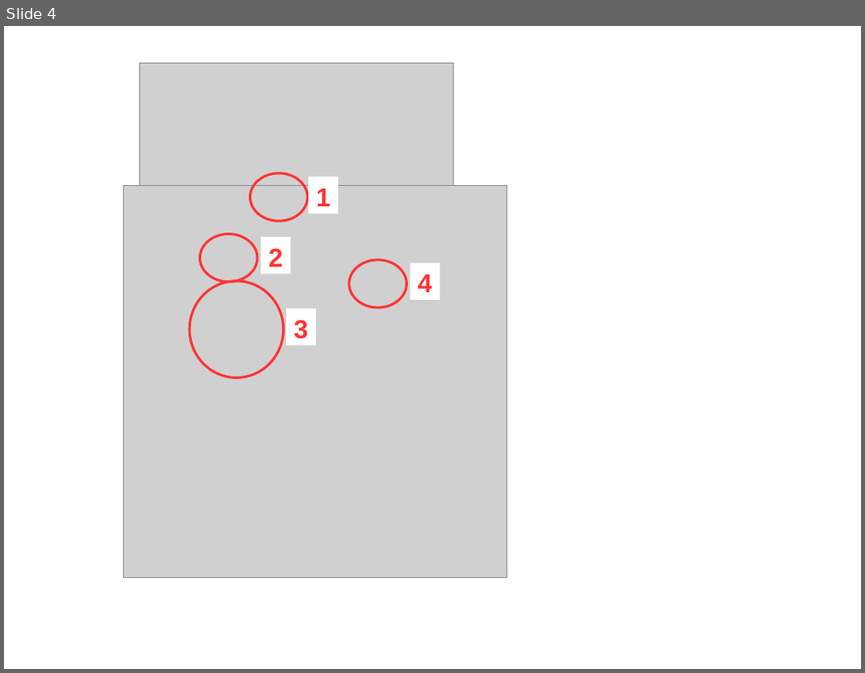
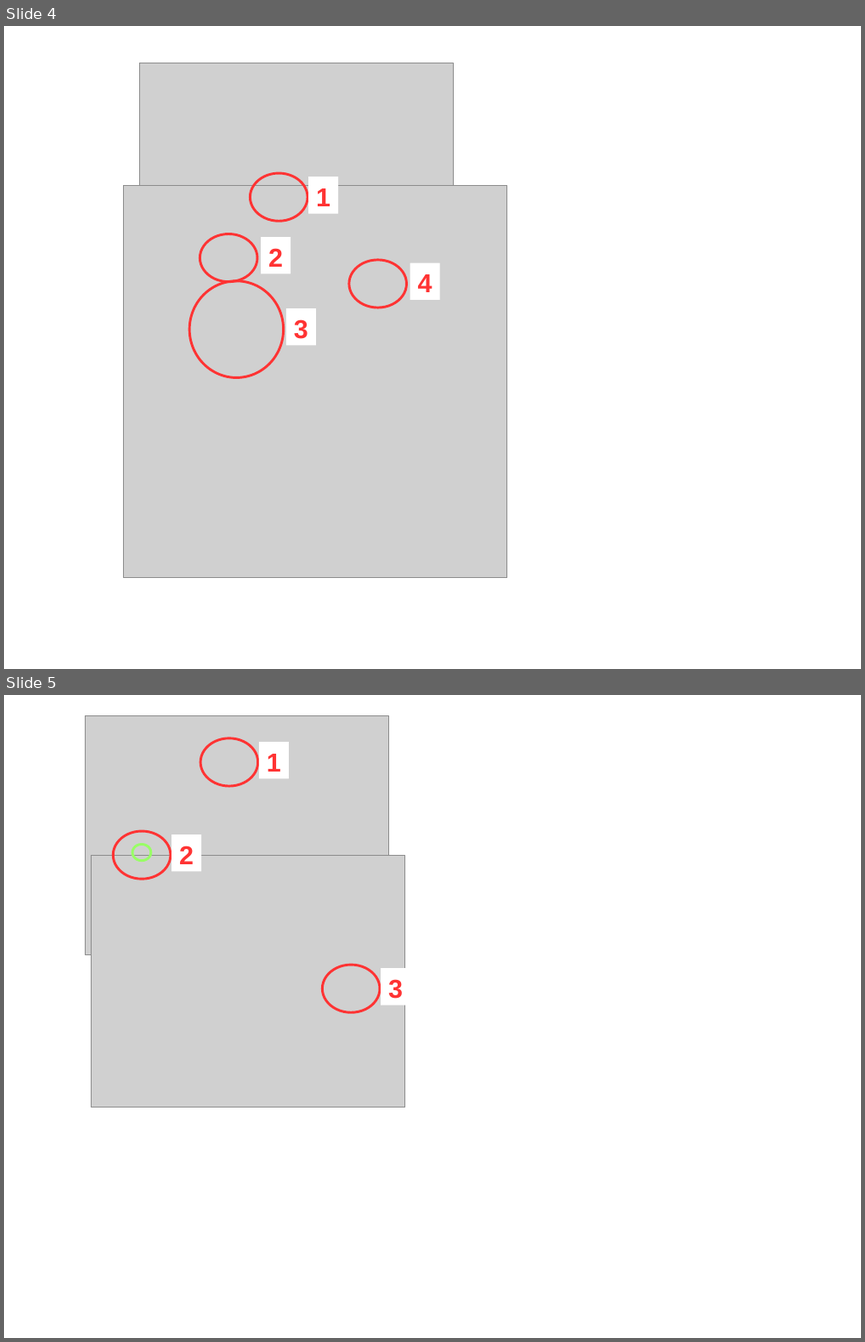
Before and after one commit to markummitchell/engauge-digitizer, a slide deck: dev/SpreadsheetsForDoc.odp. Shown one above the other, each under a label of ours: slide 4 before the commit, slides 4 and 5 after it. The pictures are 865x673 and 865x1342 pixels, drawn with LibreOffice and Linux fonts; fonts in the diff are those of the drawing; grey boxes stand for pictures. Boxes give left, top, right and bottom in pixels: in the first picture for what was removed or moved away, otherwise in the second. Text is boxed around its words. In the diff, an @@ line names an element or a change of style, - is before the commit and + after.

```diff
--- a/dev/SpreadsheetsForDoc.odp
+++ b/dev/SpreadsheetsForDoc.odp
@@ slide 5 added at box(4, 695, 861, 1338), background #FFFFFF @@
@@ picture added at box(86, 715, 389, 955) @@
@@ ellipse added at box(200, 738, 258, 786), outline #FF3333 2.3 pt @@
@@ rectangle added at box(259, 742, 289, 778), fill #FFFFFF, 24 pt, text #FF3333, bold @@
+1
@@ ellipse added at box(113, 831, 171, 879), outline #FF3333 2.3 pt @@
@@ ellipse added at box(132, 845, 151, 861), outline #99FF66 2.3 pt @@
@@ rectangle added at box(171, 835, 200, 872), fill #FFFFFF, 24 pt, text #FF3333, bold @@
+2
@@ picture added at box(91, 855, 405, 1107) @@
@@ ellipse added at box(322, 964, 380, 1012), outline #FF3333 2.3 pt @@
@@ rectangle added at box(381, 968, 410, 1004), fill #FFFFFF, 24 pt, text #FF3333, bold @@
+3
```
Also in this commit, not shown: 19 other files.
